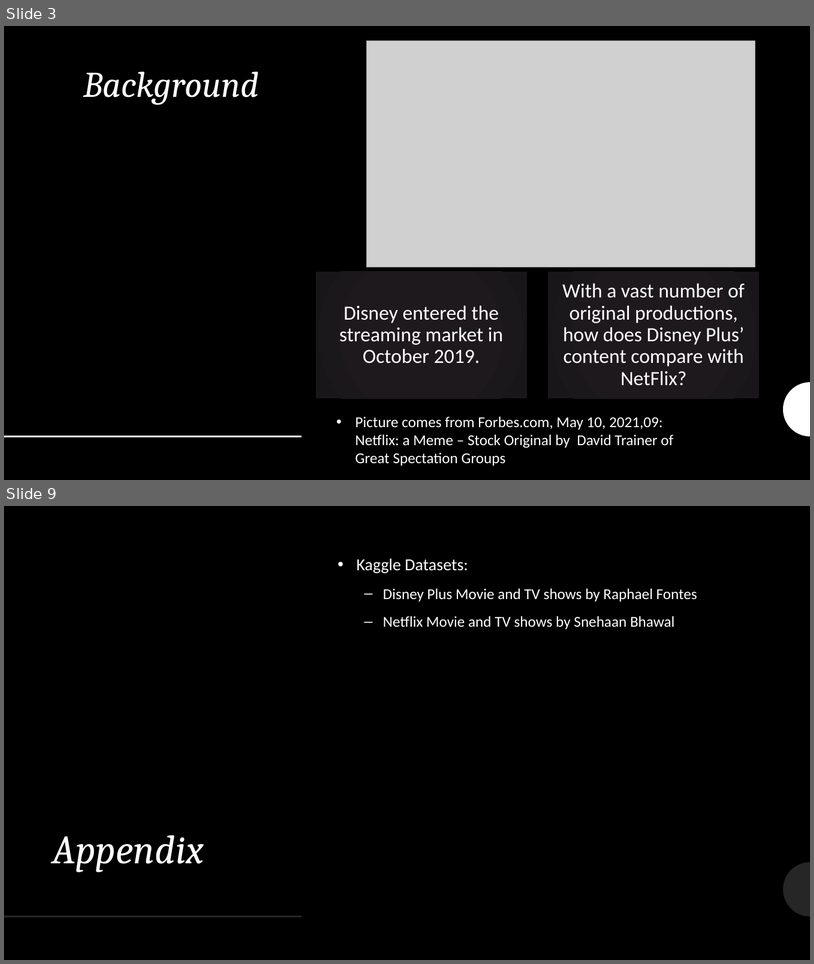
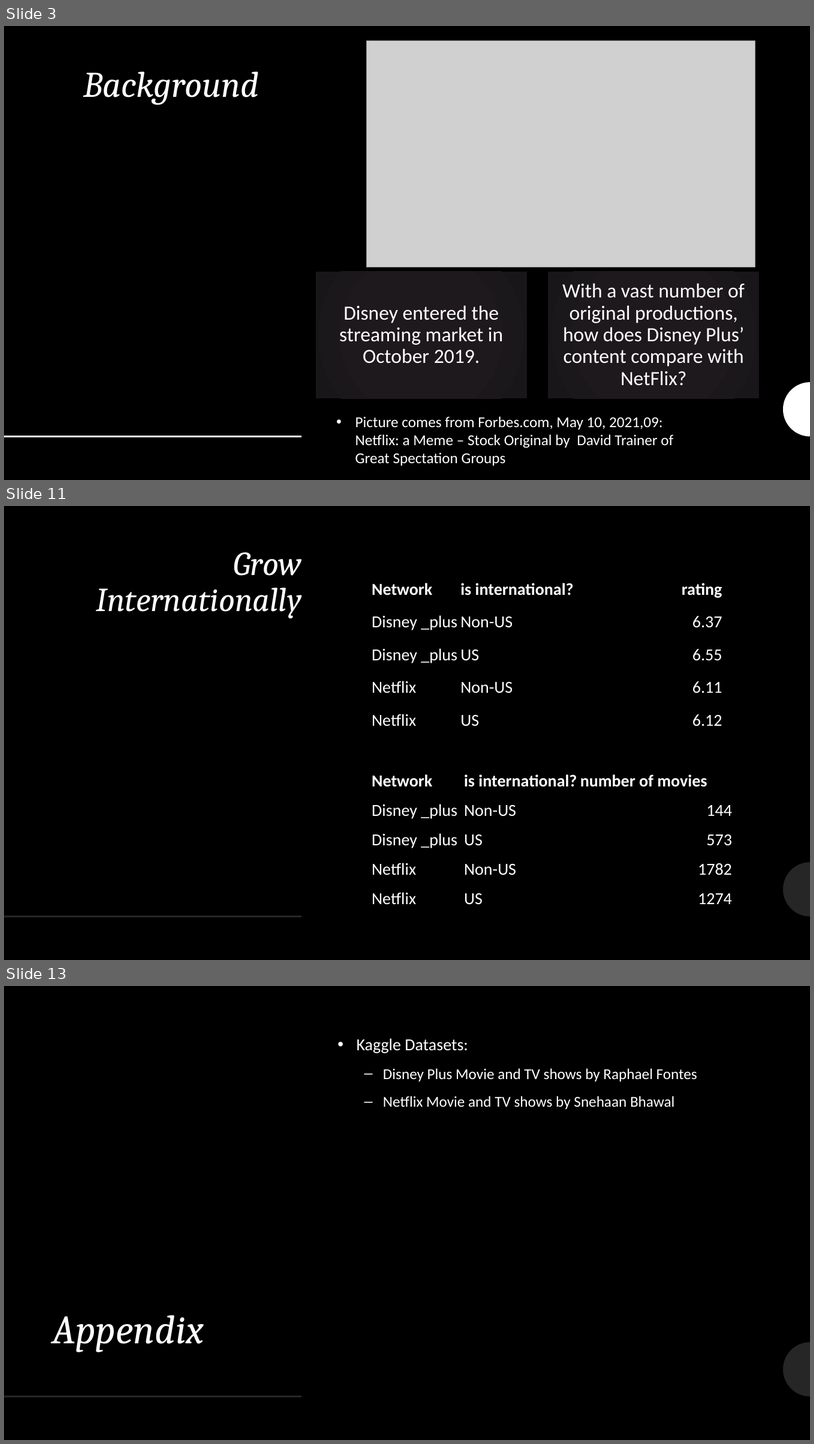
Before and after one commit to qwang27/Python_Into_Project, a slide deck: Analysis of Disney Plus Competitiveness over Netflix.pptx. Shown one above the other, each under a label of ours: slides 3 and 9 before the commit, slides 3, 11 and 13 after it; the slides between them are not shown. The pictures are 814x964 and 814x1444 pixels, drawn with LibreOffice and Linux fonts; fonts in the diff are those of the drawing; grey boxes stand for pictures. Boxes give left, top, right and bottom in pixels: in the first picture for what was removed or moved away, otherwise in the second. Text is boxed around its words. In the diff, an @@ line names an element or a change of style, - is before the commit and + after.

```diff
--- a/Analysis of Disney Plus Competitiveness over Netflix.pptx
+++ b/Analysis of Disney Plus Competitiveness over Netflix.pptx
@@ slide 11 added at [4,506,810,960], background #000000; not listed: 2 template elements that a slide beside it also shows @@
@@ title added at [96,552,302,619], 40 pt, text #FFFFFF, italic @@
+Grow Internationally
@@ table added at [371,571,723,730], 5 rows, 3 columns @@
+Network | is international? | rating
+Disney _plus | Non-US | 6.37
+Disney _plus | US | 6.55
+Netflix | Non-US | 6.11
+Netflix | US | 6.12
@@ table added at [371,762,733,908], 5 rows, 3 columns @@
+Network | is international? | number of movies
+Disney _plus | Non-US | 144
+Disney _plus | US | 573
+Netflix | Non-US | 1782
+Netflix | US | 1274
@@ what was slide 9 is now slide 13 @@
```
Also in this commit, not shown: 3 slides changed, 5 other slides added, 2 slides removed, 3 other files.
